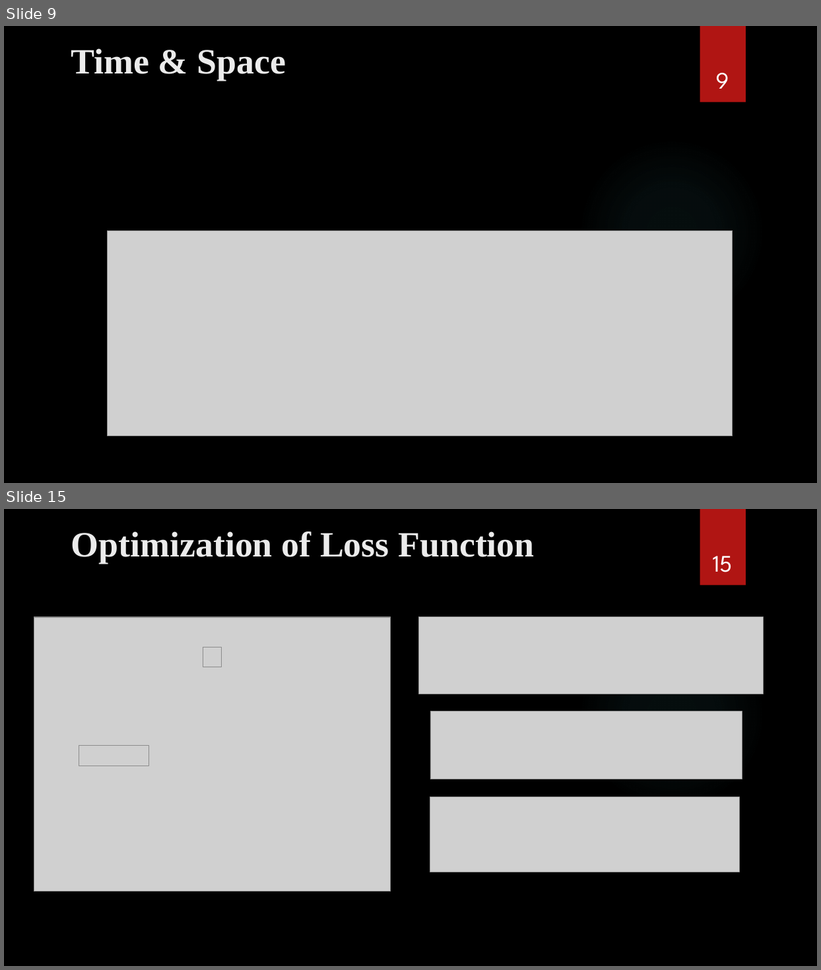
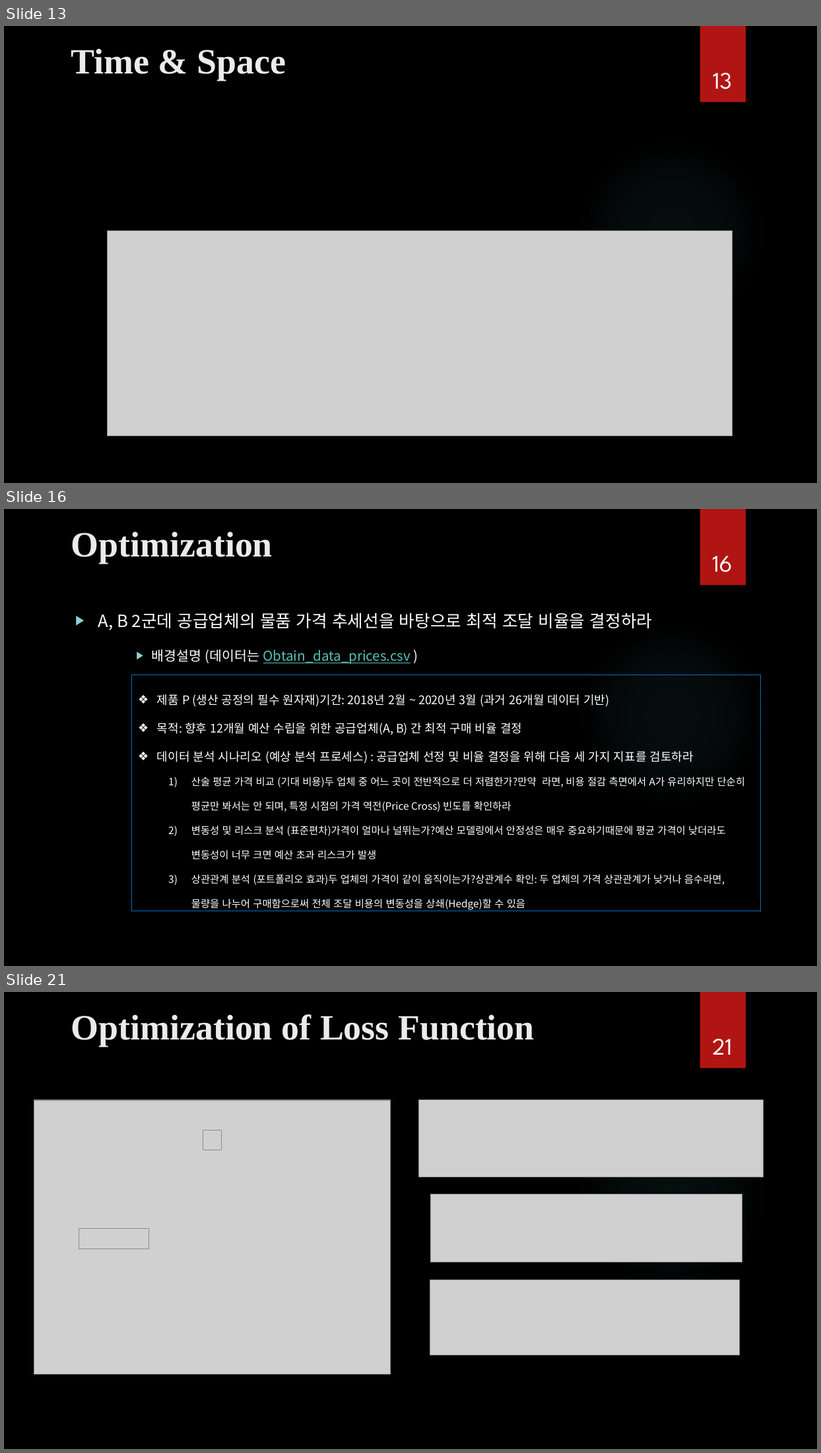
Before and after one commit to ancestor9/mathematics-for-machine-learning, a slide deck: Calculus/Calculus.pptx. Shown one above the other, each under a label of ours: slides 9 and 15 before the commit, slides 13, 16 and 21 after it; the slides between them are not shown. The pictures are 821x970 and 821x1453 pixels, drawn with LibreOffice and Linux fonts; fonts in the diff are those of the drawing; grey boxes stand for pictures; background and template pictures are left out. Boxes give left, top, right and bottom in pixels: in the first picture for what was removed or moved away, otherwise in the second. Text is boxed around its words. In the diff, an @@ line names an element or a change of style, - is before the commit and + after.

```diff
--- a/Calculus/Calculus.pptx
+++ b/Calculus/Calculus.pptx
@@ slide 16 added at bbox=[4, 509, 817, 966], background picture (left out); not listed: 2 template elements that a slide beside it also shows @@
@@ title added at bbox=[71, 531, 273, 564], 42 pt, text #EBEBEB, bold @@
+Optimization
@@ page number added at bbox=[712, 556, 733, 572], 28 pt, text #FFFFFF @@
+16
@@ text added at bbox=[98, 613, 653, 664], 20 pt, text #FFFFFF @@
+▶ A, B 2군데 공급업체의 물품 가격 추세선을 바탕으로 최적 조달 비율을 결정하라
+    ▶ 배경설명 (데이터는 Obtain_data_prices.csv )
@@ rectangle added at bbox=[132, 675, 761, 912], outline #0070C0 0.75 pt, 12 pt, text #FFFFFF @@
+❖ 제품 P (생산 공정의 필수 원자재)기간: 2018년 2월 ~ 2020년 3월 (과거 26개월 데이터 기반)
+❖ 목적: 향후 12개월 예산 수립을 위한 공급업체(A, B) 간 최적 구매 비율 결정
+❖ 데이터 분석 시나리오 (예상 분석 프로세스) : 공급업체 선정 및 비율 결정을 위해 다음 세 가지 지표를 검토하라
+  1) 산술 평균 가격 비교 (기대 비용)두 업체 중 어느 곳이 전반적으로 더 저렴한가?만약 라면, 비용 절감 측면에서 A가 유리하지만 단순히 평균만 봐서는 안 되며, 특정 시점의 가격 역전(Price Cross) 빈도를 확인하라
+  2) 변동성 및 리스크 분석 (표준편차)가격이 얼마나 널뛰는가?예산 모델링에서 안정성은 매우 중요하기때문에 평균 가격이 낮더라도 변동성이 너무 크면 예산 초과 리스크가 발생
+  3) 상관관계 분석 (포트폴리오 효과)두 업체의 가격이 같이 움직이는가?상관계수 확인: 두 업체의 가격 상관관계가 낮거나 음수라면, 물량을 나누어 구매함으로써 전체 조달 비용의 변동성을 상쇄(Hedge)할 수 있음
@@ what was slide 9 is now slide 13 @@
@@ page number at bbox=[713, 73, 732, 89]: text changed @@
-9
+13
@@ what was slide 15 is now slide 21 @@
@@ page number at bbox=[712, 1039, 732, 1055]: text changed @@
-15
+21
```
Also in this commit, not shown: 10 slides changed, 18 other slides added, 2 slides removed.
